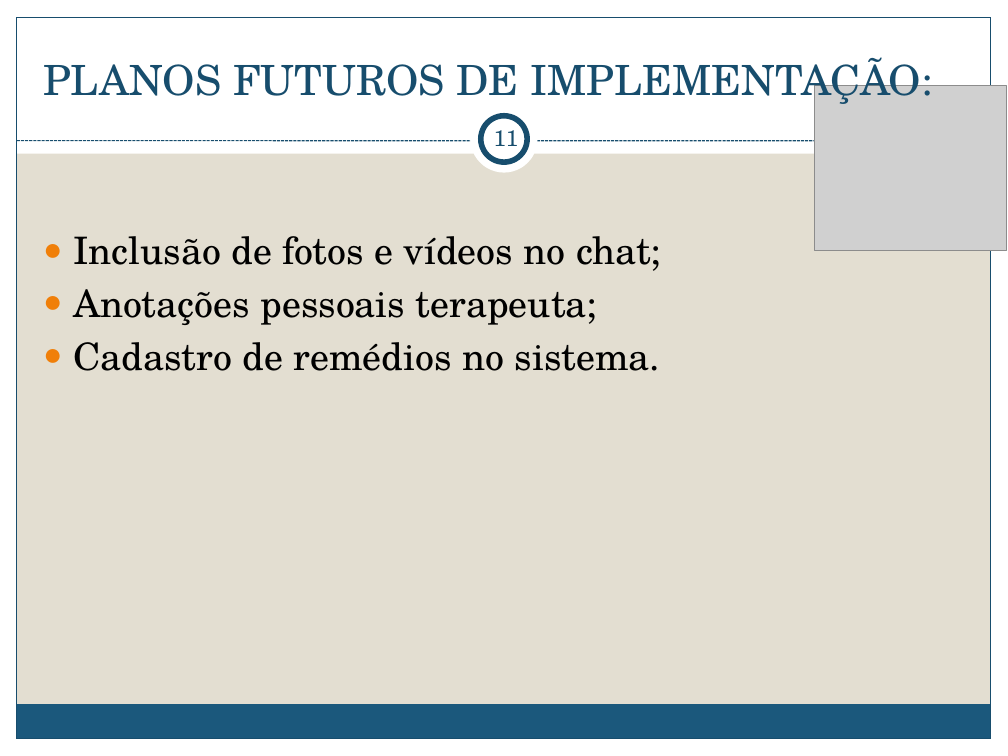
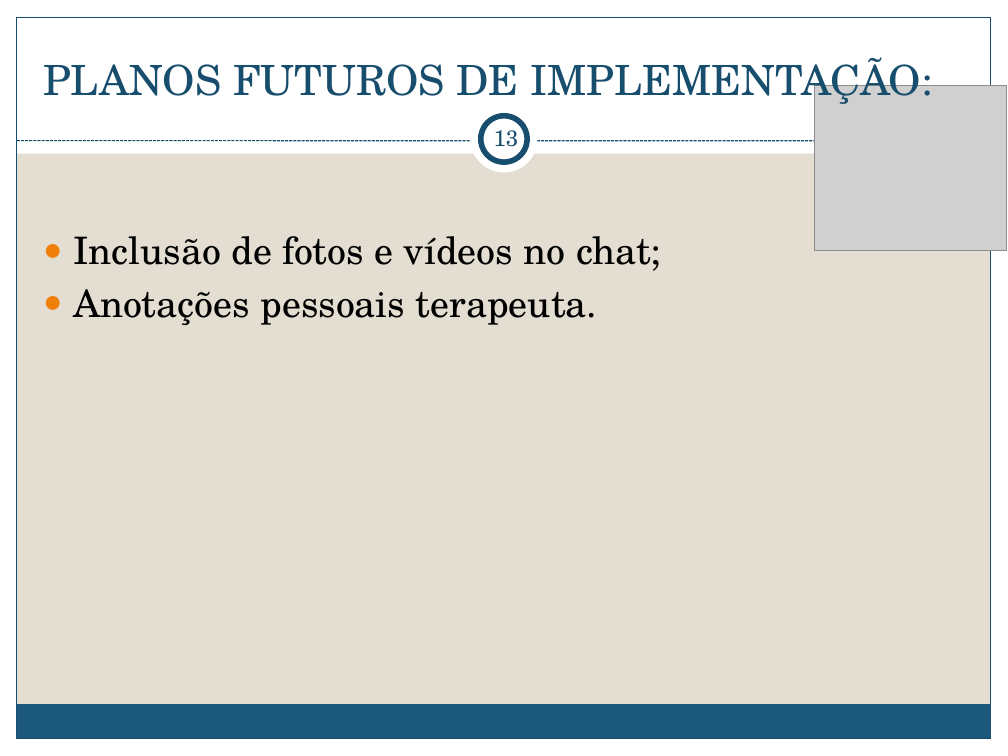
Before and after one commit to jhenitmj/PSIQ, a slide deck: slide 13 of DocumentoPSIQ/PSIQ.pptx (slide 11 before the commit). Drawn at 1008x756 pixels with LibreOffice and Linux fonts; fonts in the diff are those of the drawing; grey boxes stand for pictures. Boxes give left, top, right and bottom in pixels: in the first picture for what was removed or moved away, otherwise in the second. Text is boxed around its words. In the diff, an @@ line names an element or a change of style, - is before the commit and + after.

```diff
--- a/DocumentoPSIQ/PSIQ.pptx
+++ b/DocumentoPSIQ/PSIQ.pptx
@@ page number at [494,124,519,147]: text changed @@
-11
+13
@@ text at [73,289,597,325]: text changed @@
-● Anotações pessoais terapeuta;
-● Cadastro de remédios no sistema.
+● Anotações pessoais terapeuta.
```
Also in this commit, not shown: 2 slides added, 5 other files.
